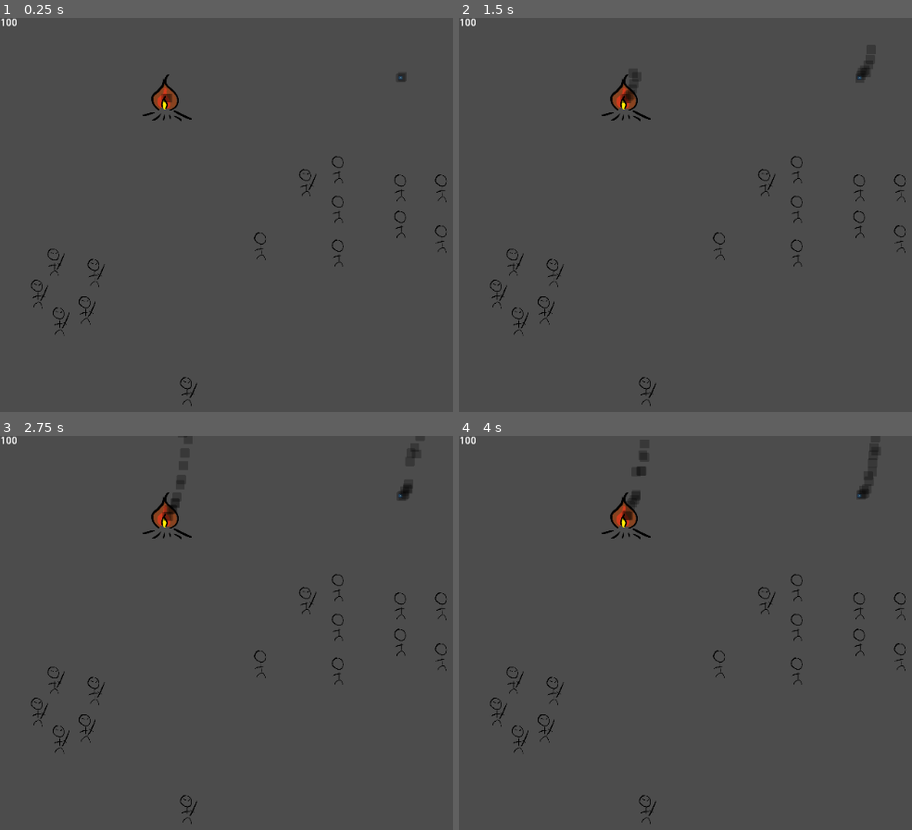
Above: before the commit, frames 1-4 (two rows, left to right).
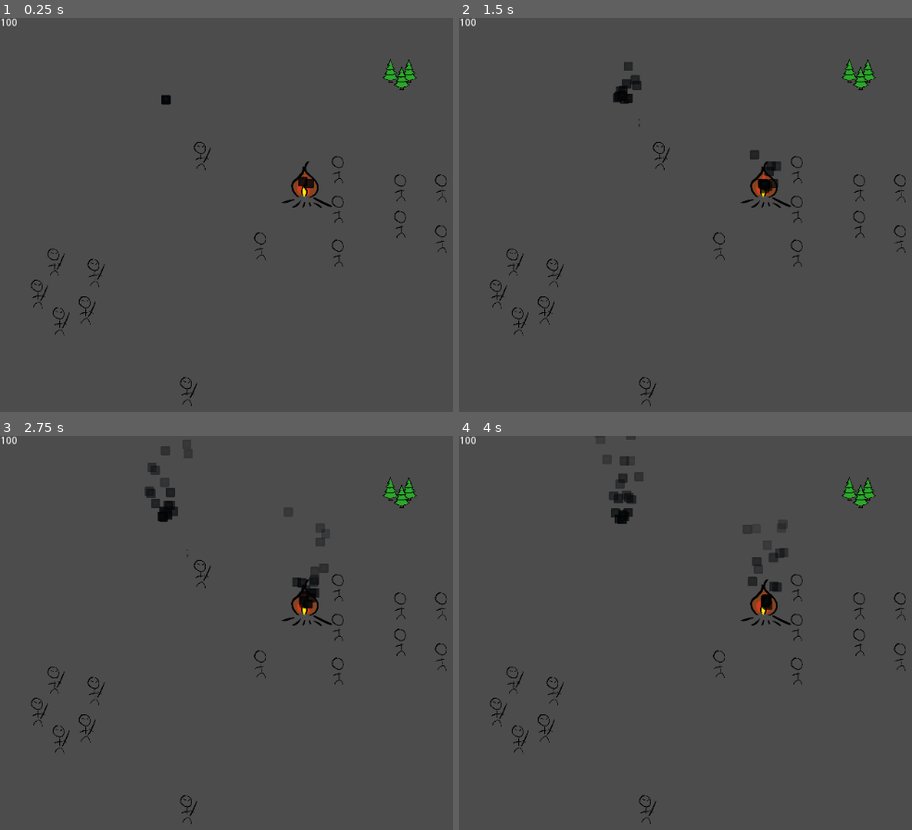
Above: after the commit, the same moments.

Repository: fedzel/pimi-tdogotit
Game: Godot game, scene res://Scenes/World.tscn
The game is run twice, just before and just after one commit, with the same random seed, the same clock (stepped at 60 frames per second) and the same inputs. The engine's default icon, where the game draws it, is replaced by a stand-in: a white triangle on a blue panel in a dark square.
Inputs (mouse positions are in pixels of both pictures, inside the frame that each line leads up to):
- Up to frame 1 (0.25 s): no input
- Up to frame 2 (1.5 s): move the mouse to (outside the picture) at 0.52 s; press the mouse at (outside the picture) at 0.53 s; move the mouse to (680, 254) at 1.27 s; release the mouse at (680, 254) at 1.28 s; tap Middle mouse button (middle_mouse_button) at 1.35 s
- Up to frame 3 (2.75 s): click (221, 672) at 1.55 s; move the mouse to (443, 558) at 2.02 s; press the mouse at (443, 558) at 2.03 s
- Up to frame 4 (4 s): move the mouse to (794, 739) at 2.77 s; release the mouse at (794, 739) at 2.78 s; click (794, 739) at 2.85 s; move the mouse to (outside the picture) at 3.52 s; hold Middle mouse button (middle_mouse_button) from 3.53 s (still down); click (outside the picture) at 3.8 s

The runs differ from the first frame. In frame 1, 1.1% of the frame differs, in the area x 0-93%, y 0-49%; in frame 2, 1.3%; in frame 3, 1.8%; in frame 4, 1.9%.
Error after the commit: Invalid call. Nonexistent function 'getPath' in base 'Node2D (World.gd)'. (res://Scripts/ExtinguisherEnemy.gd:22)

Commit message:
smoke + fix
smoke + fix

Diff:
--- a/Scenes/Building.tscn
+++ b/Scenes/Building.tscn
@@ -1,21 +1,28 @@
-[gd_scene load_steps=5 format=2]
+[gd_scene load_steps=7 format=2]
 
 [ext_resource path="res://Scripts/Building.gd" type="Script" id=1]
 [ext_resource path="res://icon.png" type="Texture" id=2]
 
 [sub_resource type="RectangleShape2D" id=1]
 
+[sub_resource type="Gradient" id=3]
+colors = PoolColorArray( 0.0509804, 0.0509804, 0.0509804, 0.87451, 0.0980392, 0.0980392, 0.0980392, 0.219608 )
+
+[sub_resource type="GradientTexture" id=4]
+gradient = SubResource( 3 )
+
 [sub_resource type="ParticlesMaterial" id=2]
+emission_shape = 1
+emission_sphere_radius = 5.41
 flag_disable_z = true
+spread = 161.38
 gravity = Vector3( 0, -30, 0 )
 initial_velocity = 11.49
 angular_velocity = 0.0
 orbit_velocity = 0.0
 orbit_velocity_random = 0.0
 scale = 0.2
-color = Color( 0, 0, 0, 0.266667 )
-hue_variation = 1.0
-hue_variation_random = 0.79
+color_ramp = SubResource( 4 )
 
 [node name="KinematicBody2D" type="KinematicBody2D"]
 collision_layer = 4
@@ -29,8 +36,8 @@
 scale = Vector2( 0.1, 0.1 )
 
 [node name="SmokeParticle" type="Particles2D" parent="."]
-amount = 25
-lifetime = 5.0
+amount = 20
+lifetime = 3.0
 fixed_fps = 60
 process_material = SubResource( 2 )
 texture = ExtResource( 2 )
--- a/Scenes/GUI.tscn
+++ b/Scenes/GUI.tscn
@@ -20,4 +20,6 @@
 auto_height = true
 max_columns = 2
 same_column_width = true
+
+[node name="GraphicLoader" type="Sprite" parent="."]
 [connection signal="item_selected" from="ItemList" to="." method="_on_ItemList_item_selected"]
--- a/Scenes/World.tscn
+++ b/Scenes/World.tscn
@@ -1,28 +1,25 @@
-[gd_scene load_steps=12 format=2]
+[gd_scene load_steps=11 format=2]
 
 [ext_resource path="res://Scripts/World.gd" type="Script" id=1]
-[ext_resource path="res://Scenes/UI.tscn" type="PackedScene" id=2]
-[ext_resource path="res://Scenes/Enemy.tscn" type="PackedScene" id=3]
-[ext_resource path="res://Scenes/Bonfire.tscn" type="PackedScene" id=4]
-[ext_resource path="res://Scenes/Tower.tscn" type="PackedScene" id=5]
-[ext_resource path="res://Scripts/NavigationController.gd" type="Script" id=6]
-[ext_resource path="res://Scenes/Villager.tscn" type="PackedScene" id=7]
-[ext_resource path="res://Scenes/ExtinguisherEnemy.tscn" type="PackedScene" id=8]
-[ext_resource path="res://Scenes/SaboteurEnemy.tscn" type="PackedScene" id=9]
-[ext_resource path="res://Scripts/Camera2D.gd" type="Script" id=10]
-
-[sub_resource type="NavigationPolygon" id=1]
-vertices = PoolVector2Array( -179.35, -179.785, 1091.62, -177.22, 1099.31, 669.236, -181.915, 670.519 )
-polygons = [ PoolIntArray( 0, 1, 2, 3 ) ]
-outlines = [ PoolVector2Array( -179.35, -179.785, 1091.62, -177.22, 1099.31, 669.236, -181.915, 670.519 ) ]
+[ext_resource path="res://Scenes/Enemy.tscn" type="PackedScene" id=2]
+[ext_resource path="res://Scenes/Bonfire.tscn" type="PackedScene" id=3]
+[ext_resource path="res://Scenes/Tower.tscn" type="PackedScene" id=4]
+[ext_resource path="res://Scenes/Tree.tscn" type="PackedScene" id=5]
+[ext_resource path="res://Scenes/Villager.tscn" type="PackedScene" id=6]
+[ext_resource path="res://Scenes/ExtinguisherEnemy.tscn" type="PackedScene" id=7]
+[ext_resource path="res://Scenes/SaboteurEnemy.tscn" type="PackedScene" id=8]
+[ext_resource path="res://Scripts/Camera2D.gd" type="Script" id=9]
+[ext_resource path="res://Scenes/UI.tscn" type="PackedScene" id=10]
 
 [node name="Node2D" type="Node2D"]
 script = ExtResource( 1 )
 
 [node name="Enemy" parent="." instance=ExtResource( 2 )]
+position = Vector2( 276.847, 194.358 )
 
 [node name="Bonfire" parent="." instance=ExtResource( 3 )]
 position = Vector2( 422.187, 232.103 )
+collision_layer = 1
 collision_mask = 1
 
 [node name="Tower" parent="." instance=ExtResource( 4 )]
@@ -31,57 +28,51 @@
 [node name="Woods" parent="." instance=ExtResource( 5 )]
 position = Vector2( 553.245, 83.0368 )
 
-[node name="Navigation2D" type="Navigation2D" parent="."]
-script = ExtResource( 6 )
-
-[node name="Villager2" parent="Navigation2D" instance=ExtResource( 7 )]
+[node name="Villager2" parent="." instance=ExtResource( 6 )]
 position = Vector2( 467.207, 214.095 )
 
-[node name="Villager" parent="Navigation2D" instance=ExtResource( 7 )]
+[node name="Villager" parent="." instance=ExtResource( 6 )]
 position = Vector2( 467.207, 269.119 )
 
-[node name="Villager3" parent="Navigation2D" instance=ExtResource( 7 )]
+[node name="Villager3" parent="." instance=ExtResource( 6 )]
 position = Vector2( 553.245, 239.695 )
 
-[node name="Villager4" parent="Navigation2D" instance=ExtResource( 7 )]
+[node name="Villager4" parent="." instance=ExtResource( 6 )]
 position = Vector2( 610, 239.695 )
 
-[node name="Villager5" parent="Navigation2D" instance=ExtResource( 7 )]
+[node name="Villager5" parent="." instance=ExtResource( 6 )]
 position = Vector2( 553.245, 290 )
 
-[node name="Villager6" parent="Navigation2D" instance=ExtResource( 7 )]
+[node name="Villager6" parent="." instance=ExtResource( 6 )]
 position = Vector2( 610, 310 )
 
-[node name="Villager7" parent="Navigation2D" instance=ExtResource( 7 )]
+[node name="Villager7" parent="." instance=ExtResource( 6 )]
 position = Vector2( 467.207, 330 )
 
-[node name="Villager8" parent="Navigation2D" instance=ExtResource( 7 )]
+[node name="Villager8" parent="." instance=ExtResource( 6 )]
 position = Vector2( 360, 320 )
 
-[node name="Extinguisher" parent="Navigation2D" instance=ExtResource( 8 )]
+[node name="Extinguisher" parent="." instance=ExtResource( 7 )]
 position = Vector2( 51.5573, 385.648 )
 
-[node name="Extinguisher2" parent="Navigation2D" instance=ExtResource( 8 )]
+[node name="Extinguisher2" parent="." instance=ExtResource( 7 )]
 position = Vector2( 81.4605, 423.801 )
 
-[node name="Extinguisher3" parent="Navigation2D" instance=ExtResource( 8 )]
+[node name="Extinguisher3" parent="." instance=ExtResource( 7 )]
 position = Vector2( 129.924, 356.776 )
 
-[node name="Extinguisher4" parent="Navigation2D" instance=ExtResource( 8 )]
+[node name="Extinguisher4" parent="." instance=ExtResource( 7 )]
 position = Vector2( 117.551, 408.334 )
 
-[node name="Extinguisher5" parent="Navigation2D" instance=ExtResource( 8 )]
+[node name="Extinguisher5" parent="." instance=ExtResource( 7 )]
 position = Vector2( 74.2425, 342.34 )
 
-[node name="Saboteur" parent="Navigation2D" instance=ExtResource( 9 )]
+[node name="Saboteur" parent="." instance=ExtResource( 8 )]
 position = Vector2( 257.786, 520.729 )
-
-[node name="NavigationPolygonInstance" type="NavigationPolygonInstance" parent="Navigation2D"]
-navpoly = SubResource( 1 )
 
 [node name="Camera2D" type="Camera2D" parent="."]
 anchor_mode = 0
 current = true
-script = ExtResource( 10 )
+script = ExtResource( 9 )
 
-[node name="Control" parent="Camera2D" instance=ExtResource( 2 )]
+[node name="Control" parent="Camera2D" instance=ExtResource( 10 )]
--- a/project.godot
+++ b/project.godot
@@ -29,11 +29,6 @@
 "language": "GDScript",
 "path": "res://Scripts/Mob.gd"
 }, {
-"base": "KinematicBody2D",
-"class": "SaboteurEnemy",
-"language": "GDScript",
-"path": "res://Scripts/SaboteurEnemy.gd"
-}, {
 "base": "Node",
 "class": "Task",
 "language": "GDScript",
@@ -64,7 +59,6 @@
 "BuildTask": "",
 "Building": "",
 "Mob": "",
-"SaboteurEnemy": "",
 "Task": "",
 "Tower": "",
 "Villager": "",
@@ -92,6 +86,11 @@
 "events": [ Object(InputEventMouseButton,"resource_local_to_scene":false,"resource_name":"","device":0,"alt":false,"shi …(212 unchanged characters)…
  ]
 }
+left_click={
+"deadzone": 0.5,
+"events": [ Object(InputEventMouseButton,"resource_local_to_scene":false,"resource_name":"","device":0,"alt":false,"shift":false,"control":false,"meta":false,"command":false,"button_mask":0,"position":Vector2( 0, 0 ),"global_position":Vector2( 0, 0 ),"factor":1.0,"button_index":1,"pressed":false,"doubleclick":false,"script":null)
+ ]
+}
 
 [layer_names]
 
